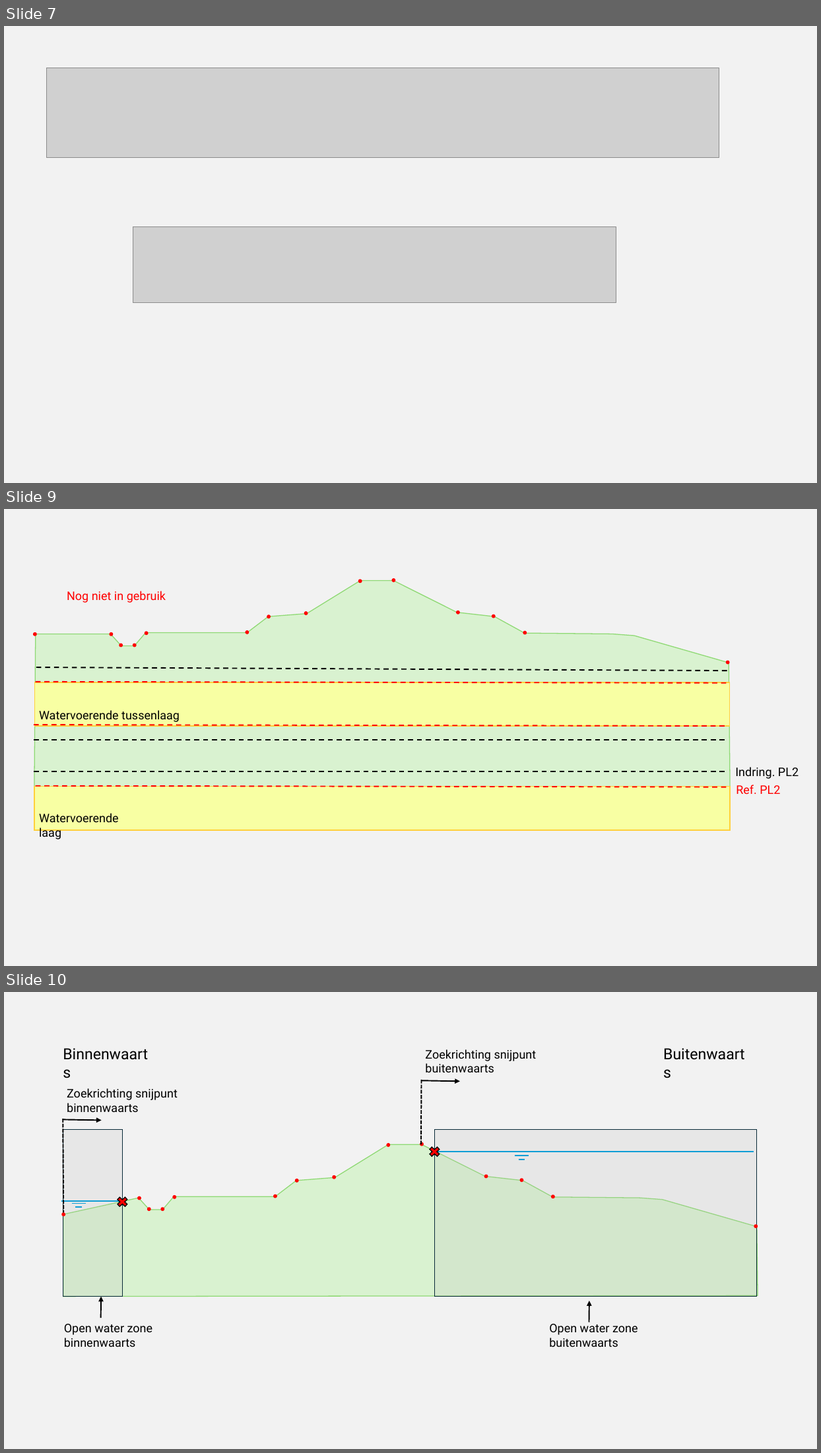
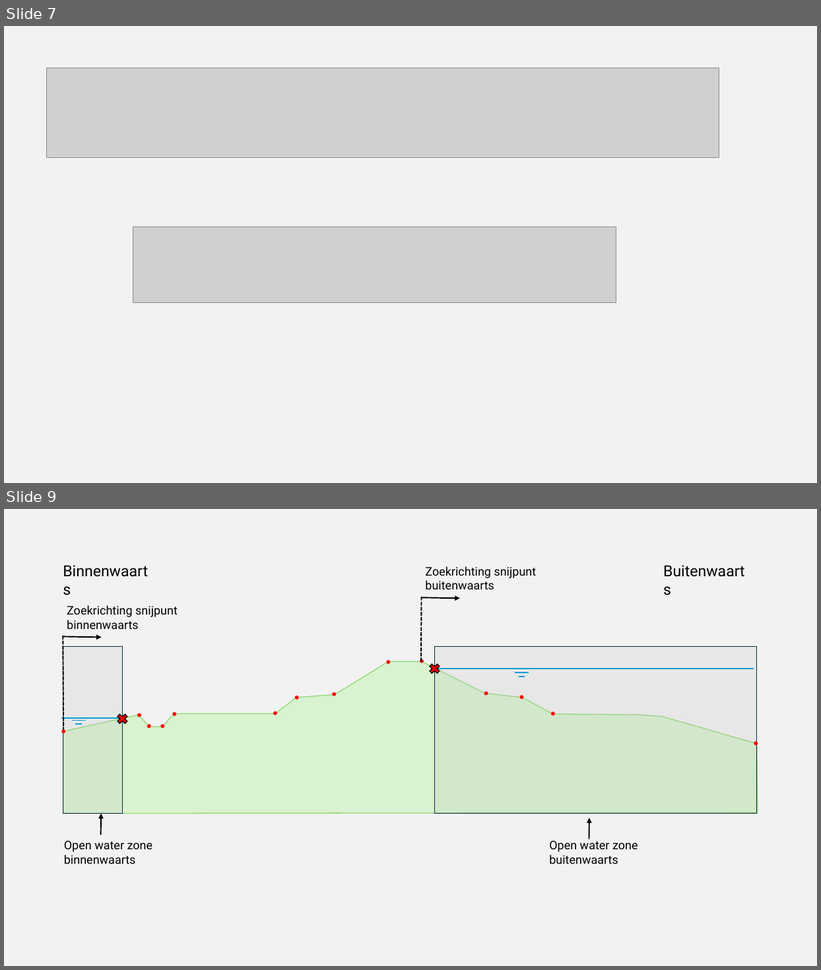
Before and after one commit to scheldestromen/BOLuS, a slide deck: handleiding/Figuren handleiding.pptx. Shown one above the other, each under a label of ours: slides 7, 9 and 10 before the commit, slides 7 and 9 after it; the slides between them are not shown. The pictures are 821x1453 and 821x970 pixels, drawn with LibreOffice and Linux fonts; fonts in the diff are those of the drawing; grey boxes stand for pictures. Boxes give left, top, right and bottom in pixels: in the first picture for what was removed or moved away, otherwise in the second. Text is boxed around its words. In the diff, an @@ line names an element or a change of style, - is before the commit and + after.

```diff
--- a/handleiding/Figuren handleiding.pptx
+++ b/handleiding/Figuren handleiding.pptx
@@ slide 9 removed at box(4, 509, 817, 966), background #F2F2F2 @@
@@ freeform shape removed at box(34, 581, 731, 788) @@
@@ ellipse removed at box(358, 579, 362, 583) @@
@@ ellipse removed at box(392, 578, 395, 582) @@
@@ text removed at box(67, 591, 166, 603) @@
-Nog niet in gebruik
@@ ellipse removed at box(267, 615, 271, 618) @@
@@ ellipse removed at box(304, 611, 308, 615) @@
@@ ellipse removed at box(456, 611, 459, 615) @@
@@ ellipse removed at box(492, 615, 496, 618) @@
@@ ellipse removed at box(33, 632, 37, 636) @@
@@ ellipse removed at box(110, 632, 113, 636) @@
@@ ellipse removed at box(120, 643, 123, 647) @@
@@ ellipse removed at box(133, 643, 137, 647) @@
@@ ellipse removed at box(145, 632, 148, 635) @@
@@ ellipse removed at box(246, 630, 250, 634) @@
@@ ellipse removed at box(523, 631, 527, 634) @@
@@ ellipse removed at box(726, 660, 730, 664) @@
@@ rectangle removed at box(35, 683, 730, 727) @@
@@ line removed from (35, 682) to (731, 683) @@
@@ line removed from (36, 667) to (728, 671) @@
@@ line removed from (34, 725) to (729, 726) @@
@@ text removed at box(39, 710, 180, 722) @@
-Watervoerende tussenlaag
@@ line removed from (34, 740) to (729, 740) @@
@@ line removed from (34, 772) to (729, 772) @@
@@ text removed at box(735, 767, 799, 779) @@
-Indring. PL2
@@ text removed at box(736, 785, 780, 794) @@
-Ref. PL2
@@ rectangle removed at box(34, 787, 731, 830) @@
@@ line removed from (35, 786) to (731, 787) @@
@@ text removed at box(39, 813, 119, 840) @@
-Watervoerende laag
@@ what was slide 10 is now slide 9 @@
```
Also in this commit, not shown: 1 slide changed, 21 slides added, 12 other slides removed, 7 other files.
